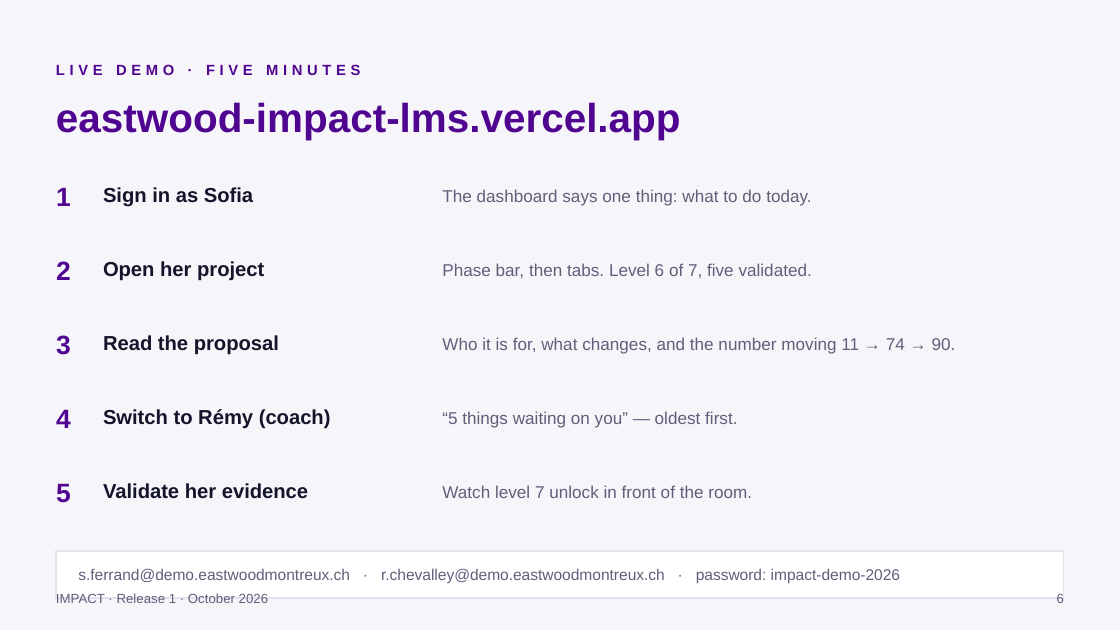
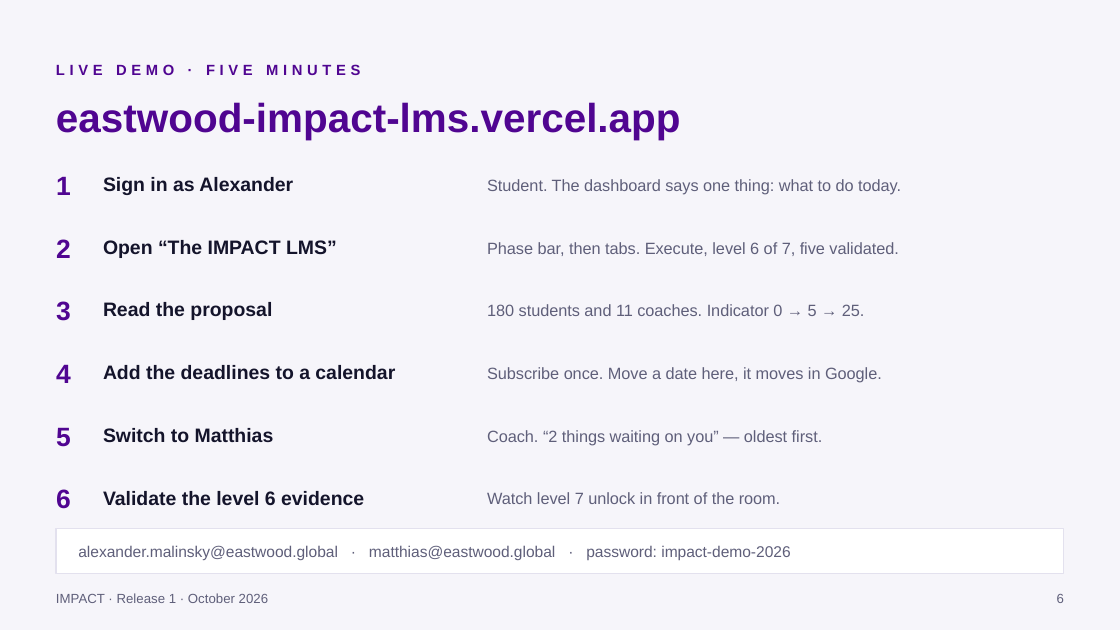
Before and after one commit to alexandermalinsky-brutal-guet-ag/eastwood-impact-lms, a slide deck: slide 6 of docs/IMPACT-Release-1-Demo.pptx. Drawn at 1120x630 pixels with LibreOffice and Linux fonts; fonts in the diff are those of the drawing. Boxes give left, top, right and bottom in pixels: in the first picture for what was removed or moved away, otherwise in the second. Text is boxed around its words. In the diff, an @@ line names an element or a change of style, - is before the commit and + after.

```diff
--- a/docs/IMPACT-Release-1-Demo.pptx
+++ b/docs/IMPACT-Release-1-Demo.pptx
@@ text "1": place and size @@
-text "1" at [56, 187, 71, 206]
+text "1" at [56, 176, 71, 195]
@@ text at [103, 177, 293, 195]: text changed; size 13 to 12.5 pt @@
-Sign in as Sofia
+Sign in as Alexander
@@ text at [487, 179, 901, 195]: text changed; size 11 to 10.5 pt @@
-The dashboard says one thing: what to do today.
+Student. The dashboard says one thing: what to do today.
@@ text "2": place and size @@
-text "2" at [56, 261, 71, 280]
+text "2" at [56, 239, 71, 258]
@@ text removed at [103, 261, 264, 281] @@
-Open her project
@@ text added at [103, 240, 337, 258], 12.5 pt, text #14142B, bold @@
+Open “The IMPACT LMS”
@@ text at [487, 242, 898, 256]: text changed; size 11 to 10.5 pt @@
-Phase bar, then tabs. Level 6 of 7, five validated.
+Phase bar, then tabs. Execute, level 6 of 7, five validated.
@@ text "3": place and size @@
-text "3" at [56, 335, 71, 355]
+text "3" at [56, 301, 71, 321]
@@ text "Read the proposal": place and size @@
-text "Read the proposal" at [103, 335, 279, 355]
+text "Read the proposal" at [103, 302, 272, 320]
@@ text "Read the proposal" at [103, 302, 272, 320]: size 13 to 12.5 pt @@
@@ text added at [487, 304, 865, 316], 10.5 pt, text #5F5F7A @@
+180 students and 11 coaches. Indicator 0 → 5 → 25.
@@ text "4": place and size @@
-text "4" at [56, 409, 71, 428]
+text "4" at [56, 364, 71, 383]
@@ text removed at [442, 337, 956, 354] @@
-Who it is for, what changes, and the number moving 11 → 74 → 90.
@@ text added at [103, 365, 395, 379], 12.5 pt, text #14142B, bold @@
+Add the deadlines to a calendar
@@ text added at [487, 367, 882, 383], 10.5 pt, text #5F5F7A @@
+Subscribe once. Move a date here, it moves in Google.
@@ text "5": place and size @@
-text "5" at [56, 483, 71, 503]
+text "5" at [56, 427, 71, 447]
@@ text at [103, 428, 274, 442]: text changed; size 13 to 12.5 pt @@
-Switch to Rémy (coach)
+Switch to Matthias
@@ text at [487, 430, 823, 445]: text changed; size 11 to 10.5 pt @@
-“5 things waiting on you” — oldest first.
+Coach. “2 things waiting on you” — oldest first.
@@ text added at [56, 489, 71, 509], 17 pt, text #500591, bold @@
+6
@@ text at [103, 491, 364, 505]: text changed; size 13 to 12.5 pt @@
-Validate her evidence
+Validate the level 6 evidence
@@ text "Watch level 7 unlock in ...": place and size @@
-text "Watch level 7 unlock in ..." at [442, 485, 752, 498]
+text "Watch level 7 unlock in ..." at [487, 492, 780, 504]
@@ text "Watch level 7 unlock in ..." at [487, 492, 780, 504]: size 11 to 10.5 pt @@
@@ rectangle: place and size @@
-rectangle at [56, 551, 1064, 598]
+rectangle at [56, 529, 1064, 573]
@@ text at [78, 545, 790, 560]: text changed @@
-s.ferrand@demo.eastwoodmontreux.ch · r.chevalley@demo.eastwoodmontreux.ch · password: impact-demo-2026
+alexander.malinsky@eastwood.global · matthias@eastwood.global · password: impact-demo-2026
```
Also in this commit, not shown: 7 other slides changed, 1 slide added.
